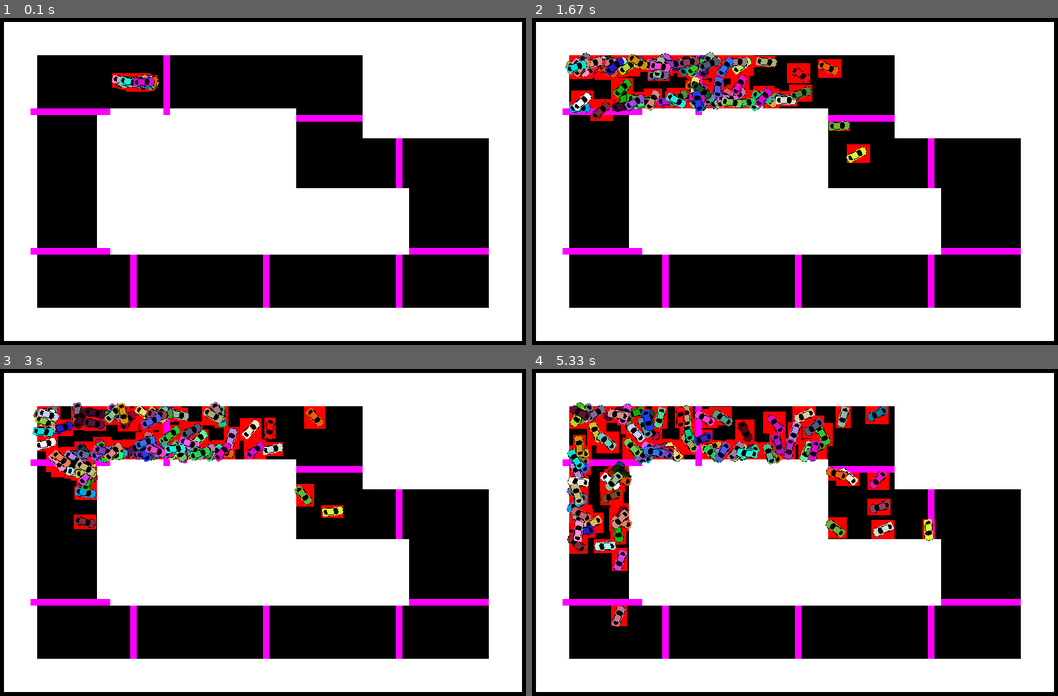
Above: before the commit, frames 1-4 (two rows, left to right).
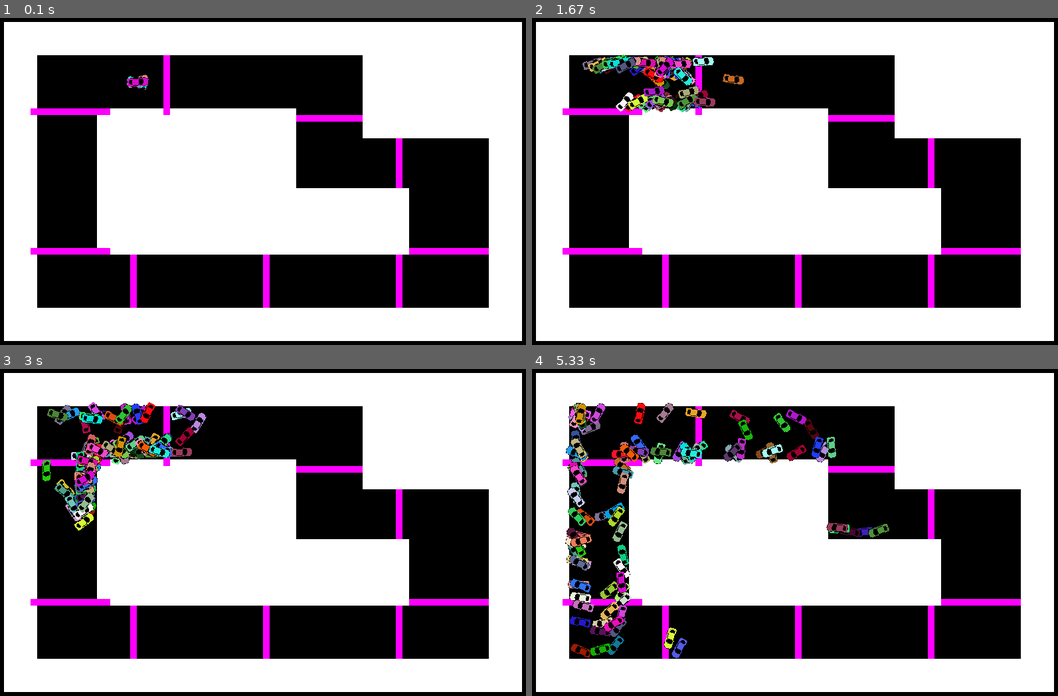
Above: after the commit, the same moments.

Repository: WilliamForSchool/PygameProject
Game: pygame game, started from neww.py
The game is run twice, just before and just after one commit, with the same random seed, the same clock (stepped at 60 frames per second) and the same inputs.
Inputs:
- Up to frame 1 (0.1 s): no input
- Up to frame 2 (1.67 s): hold D 0.33-0.8 s; hold W 0.83-1.13 s; tap Shift at 0.9, 1.23, 1.53 s; tap Right Shift at 0.98 s; hold D 1.17-1.63 s
- Up to frame 3 (3 s): hold A 1.67-2.2 s; tap Shift at 1.73, 2.03, 2.3, 2.63, 2.93 s; hold S 2.23-2.53 s; tap Right Shift at 2.38 s; hold A 2.57-2.97 s
- Up to frame 4 (5.33 s): hold W 3-3.37 s; tap Shift at 3.07, 3.47, 3.77, 4.13, 4.53, 4.83, 5.03 s; hold D 3.4-4.03 s; tap Right Shift at 3.55, 5.12 s; hold S 4.07-4.43 s; hold A 4.47-4.93 s; hold D from 4.97 s (still down)

The runs differ from the first frame. In frame 1, 0.4% of the frame differs, in the area x 21-31%, y 16-23%; in frame 2, 5.9%; in frame 3, 7.2%; in frame 4, 11%, in the area x 6-77%, y 10-89%.

Commit message:
Re-Run/Improve generally

Diff:
--- a/neww.py
+++ b/neww.py
@@ -7,7 +7,7 @@
 class Map:
     def __init__(self):
         self.walls = []
-        self.checkpoint = [] # checkpoint walls
+        self.checkpoint = []  # checkpoint walls
 
     # 							   x,  y,  width, height
 
@@ -36,12 +36,10 @@
         return None
 
 
-
-
 class Car(pygame.sprite.Sprite):
 
     ## constructor
-    def __init__(self, parent1 = None, parent2 = None):
+    def __init__(self, parent1=None, parent2=None):
         super().__init__()
         self.image = pygame.image.load('graphics\pure_red_car_32.png').convert_alpha()
         self.rect = self.image.get_rect(center=(200, 100))
@@ -58,14 +56,12 @@
         if parent1 == None or parent2 == None:
             self.dna = []
             self.createNewDNA()
-            #createNewDNA(self)
+            # createNewDNA(self)
         else:
             self.dna = self.combineDNA(parent1, parent2)
         self.currentIndex = 0
         self.checks = [False, False, False, False, False, False, False, False, False]
         self.score = 0
-
-
 
     def combineDNA(self, parent1, parent2):
         randomNum = randint(0, 6250 - 1)
@@ -73,13 +69,10 @@
         for i in range(0, len(list)):
             random1 = randint(0, 100)
             random2 = randint(0, 4)
-            if random1 > 80:
+            if random1 < 8:
                 list[i] = random2
 
-
         return list
-
-
 
     def getDNA(self):
         return self.dna
@@ -94,27 +87,24 @@
             elif prob <= 90:
                 self.dna.append(2)  # right
             elif prob <= 95:
-                self.dna.append(3)  # gear down
+                pass
+                #self.dna.append(3)  # gear down
             else:
-                self.dna.append(4)  # gear up
-
-
+                pass
+                #self.dna.append(4)  # gear up
 
     def hitCheckPoint(self, num):
         if num == 0 and not self.checks[0]:
             self.checks[num] = True
-            self.score += (6000-self.currentIndex) + 5
+            self.score += (6000 - self.currentIndex) + 5
         if num == 8 and not self.checks[8]:
             if self.checks[7] == True:
                 self.checks = [False, False, False, False, False, False, False, False, False]
-                self.score += (6000-self.currentIndex) + 50
+                self.score += (6000 - self.currentIndex) + 50
                 print("Done")
         elif self.checks[num - 1] and not self.checks[num]:
             self.checks[num] = True
-            self.score += (6000-self.currentIndex) + 50
-
-
-
+            self.score += (6000 - self.currentIndex) + 50
 
     def generationOver(self):
         return self.currentIndex >= len(self.dna)
@@ -124,14 +114,13 @@
         self.rect = self.image.get_rect(center=(200, 100))
         self.score = 0
         self.x = 200.0
-        self.y  = 100.0
+        self.y = 100.0
         self.angle = 0
         self.gear = 1
         self.checks = [False, False, False, False, False, False, False, False, False]
 
-
     def forward(self, map):
-
+        # stuckPosition type thing, where if the car is considered stuck, add more probability to turn in their combineDNA?
         oldx = self.x
         oldy = self.y
         if self.gear >= 3:
@@ -143,17 +132,14 @@
             self.y = self.y + self.gear * math.sin(self.angle / 180 * math.pi)
             self.rect.center = (self.x, self.y)
 
+
+
         collisionRect = map.checkMapCollision(self)
 
         if collisionRect != None:
             self.x = oldx
             self.y = oldy
             self.rect.center = (self.x, self.y)
-
-
-
-
-
 
     def back(self, map):
         oldx = self.x
@@ -168,9 +154,6 @@
             self.y = oldy
             self.rect.center = (self.x, self.y)
 
-
-
-
     def rotateLeft(self):
         self.angle -= 3
         if self.angle < 0:
@@ -232,19 +215,18 @@
             elif (self.dna[self.currentIndex] == 2):
                 self.rotateRight()
             elif (self.dna[self.currentIndex] == 3):
-
-                self.gearDown()
+                pass
+                #self.gearDown()
 
             elif (self.dna[self.currentIndex] == 4):
-
-                self.gearUp()
+                pass
+                #self.gearUp()
 
         self.forward(map)
         self.currentIndex += 1
 
     # Override
     def update(self, map):
-        pygame.draw.rect(screen, (255, 0, 0), self.rect)
         self.player_input(map)
         self.stepAI(map)
 
@@ -277,14 +259,14 @@
 
 def killBottomHalf(sortedList):
     sortedList = sortCarsByScore()
-    return sortedList[0:int(len(sortedList)/2)]
+    return sortedList[0:int(len(sortedList) / 2)]
+
 
 def makeBabyCars(sortedList):
-    for i in range(0,len(sortedList)):
-        parent1 = sortedList[randint(0, int(len(sortedList)/10))]
-        parent2 = sortedList[randint(0, int(len(sortedList)/10))]
+    for i in range(0, len(sortedList)):
+        parent1 = sortedList[randint(0, 4)]
+        parent2 = sortedList[randint(0, 4)]
         sortedList.append(Car(parent1, parent2))
-
 
 
 def createNextGeneration():
@@ -301,19 +283,15 @@
     listOfCars = cars.sprites()
     for i in range(0, len(listOfCars) - 1):
         for j in range(0, len(listOfCars) - 2):
-            if listOfCars[j].getScore() < listOfCars[j+1].getScore():
+            if listOfCars[j].getScore() < listOfCars[j + 1].getScore():
                 temp = listOfCars[j]
-                listOfCars[j] = listOfCars[j+1]
-                listOfCars[j+1] = temp
-
+                listOfCars[j] = listOfCars[j + 1]
+                listOfCars[j + 1] = temp
 
     return listOfCars
 
 
-
 generation = 1
-
-
 
 pygame.init()  # initialize and start the pygame engine
 screen = pygame.display.set_mode((800, 500))  # open a window with size
@@ -333,7 +311,6 @@
             pygame.quit()
             sorted = sortCarsByScore()
             for c in sorted:
-
                 print(c.getScore())
             exit()
     clearScreen()
